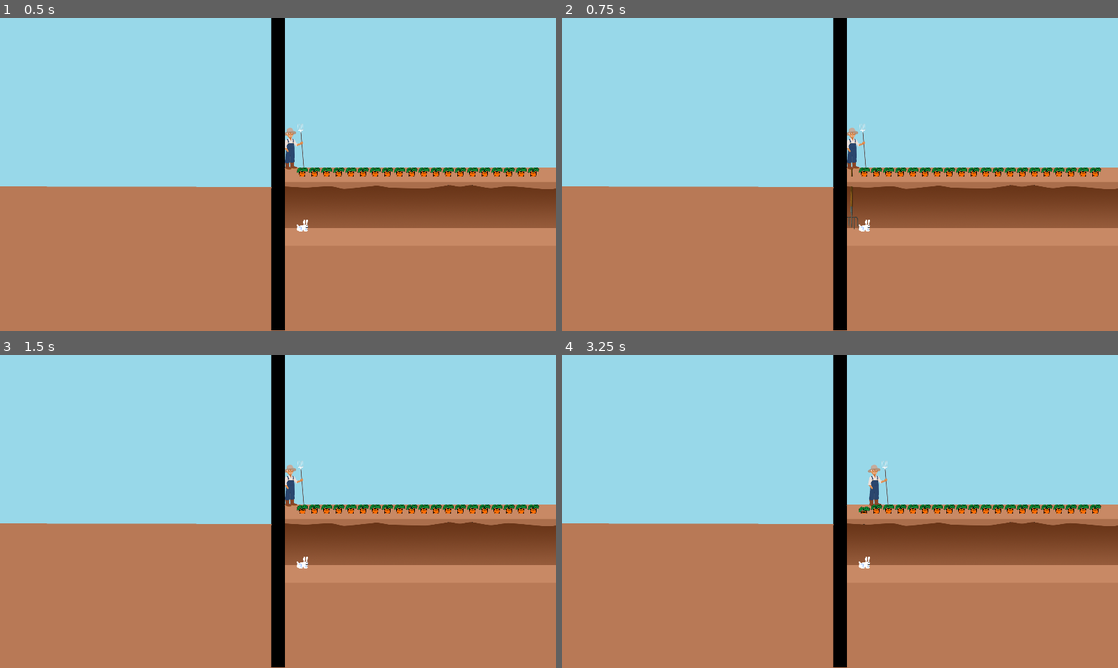
Above: before the commit, frames 1-4 (two rows, left to right).
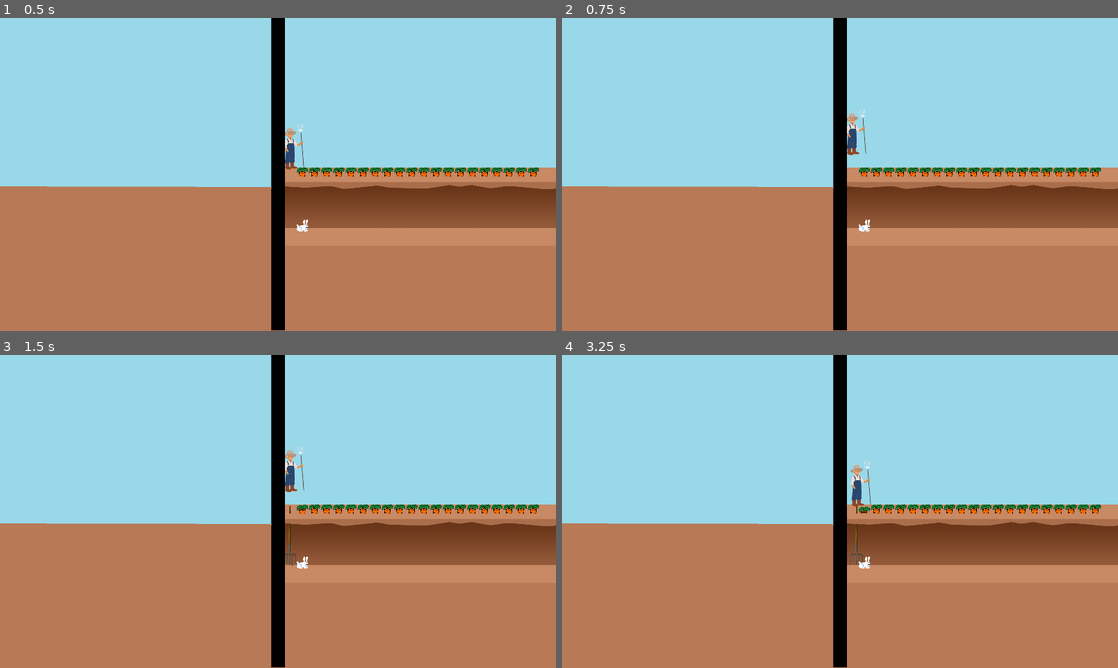
Above: after the commit, the same moments.

Repository: Brusi/ggj23
Game: Godot game, scene res://Game.tscn
Same seed, same stepped clock (60 frames per second), same inputs: the game is played once before the commit and once after it.
Inputs:
- Up to frame 1 (0.5 s): no input
- Up to frame 2 (0.75 s): tap Enter at 0.5 s; hold D (farmer_right) from 0.53 s (still down); hold S (farmer_pitchfork) from 0.53 s (still down); tap 1 (farmer_action_1) at 0.6 s
- Up to frame 3 (1.5 s): tap Space at 1.25 s; release D (farmer_right) at 1.28 s; release S (farmer_pitchfork) at 1.28 s; hold Down (rabbit_down) from 1.28 s (still down); tap S (farmer_pitchfork) at 1.35 s
- Up to frame 4 (3.25 s): tap 1 (farmer_action_1) at 1.55, 2.1, 3.05 s; tap Enter at 2 s; release Down (rabbit_down) at 2.03 s; hold S (farmer_pitchfork) 2.03-2.78 s; hold D (farmer_right) from 2.03 s (still down); tap Space at 2.75 s; tap S (farmer_pitchfork) at 2.85 s

Frame 1 is identical in both runs. In frame 2, 0.4% of the frame differs, in the area x 51-55%, y 29-68%; in frame 3, 0.4%; in frame 4, 0.6%, in the area x 51-59%, y 33-68%.

Commit message:
Stabby stab

Diff:
--- a/project/Farmer.gd
+++ b/project/Farmer.gd
@@ -7,21 +7,32 @@
 export var max_x: = 1920
 export var speed: = 200.0
 var stabbing_margin = 20
-var is_stabbing: bool = false
+
+enum State {
+	IDLE,
+	WALKING,
+	PREPARE,
+	STAB,
+	PULL,
+}
+
+var state:int = State.IDLE
+
 onready var rabbit = get_node("/root/Game/RightMask/Rabbit")
 
 var cooldown_bomb: = 0.0
 
 onready var game: Game = get_parent().get_parent()
 
+func is_occupied():
+	return state == State.PREPARE or state == State.STAB or state == State.PULL
+
 func _ready():
 	$Pitchfork.visible = false
 
 func _physics_process(delta):
-	if Input.is_action_pressed("farmer_pitchfork"):
-		self.pitchfork_stab()
-	else:
-		self.pitchfork_disabled()
+	if Input.is_action_just_pressed("farmer_pitchfork"):
+		pitchfork_stab()
 
 	var dir: = 0
 	if Input.is_action_pressed("farmer_right"):
@@ -34,7 +45,7 @@
 		pass
 
 	# Farmer cannot move when pitchfork is in the ground
-	if not self.is_stabbing:
+	if not is_occupied():
 		position.x += speed * delta * dir
 
 	if global_position.x < min_x + 21:
@@ -50,14 +61,26 @@
 		$Sprite/Clone.flip_h = true
 
 func pitchfork_stab():
-	self.is_stabbing = true
+	state = State.PREPARE
+
+	$Sprite.offset.y = -50
+
+	yield(get_tree().create_timer(0.2), "timeout")
+
+	state = State.STAB
+
+	$Sprite.offset.y = 0
+
 	$Pitchfork.visible = true
-	if rabbit.position.x <= self.position.x + stabbing_margin and rabbit.position.x >= self.position.x - stabbing_margin:
+	if rabbit.position.x <= position.x + stabbing_margin and rabbit.position.x >= position.x - stabbing_margin:
 		rabbit.die()
 
-func pitchfork_disabled():
-	self.is_stabbing = false
+	yield(get_tree().create_timer(2.0), "timeout")
+
+	state = State.IDLE
+
 	$Pitchfork.visible = false
+
 
 func try_plant_bomb():
 	var target_i = round((global_position.x - leftmost_carrot) / carrot_diff)
@@ -66,7 +89,7 @@
 	var target_x = leftmost_carrot + target_i * carrot_diff
 
 	for carrot in game.carrots:
-		if !carrot.attached:
+		if !carrot.alive:
 			continue
 		if abs(carrot.global_position.x - target_x) < 10:
 			return
